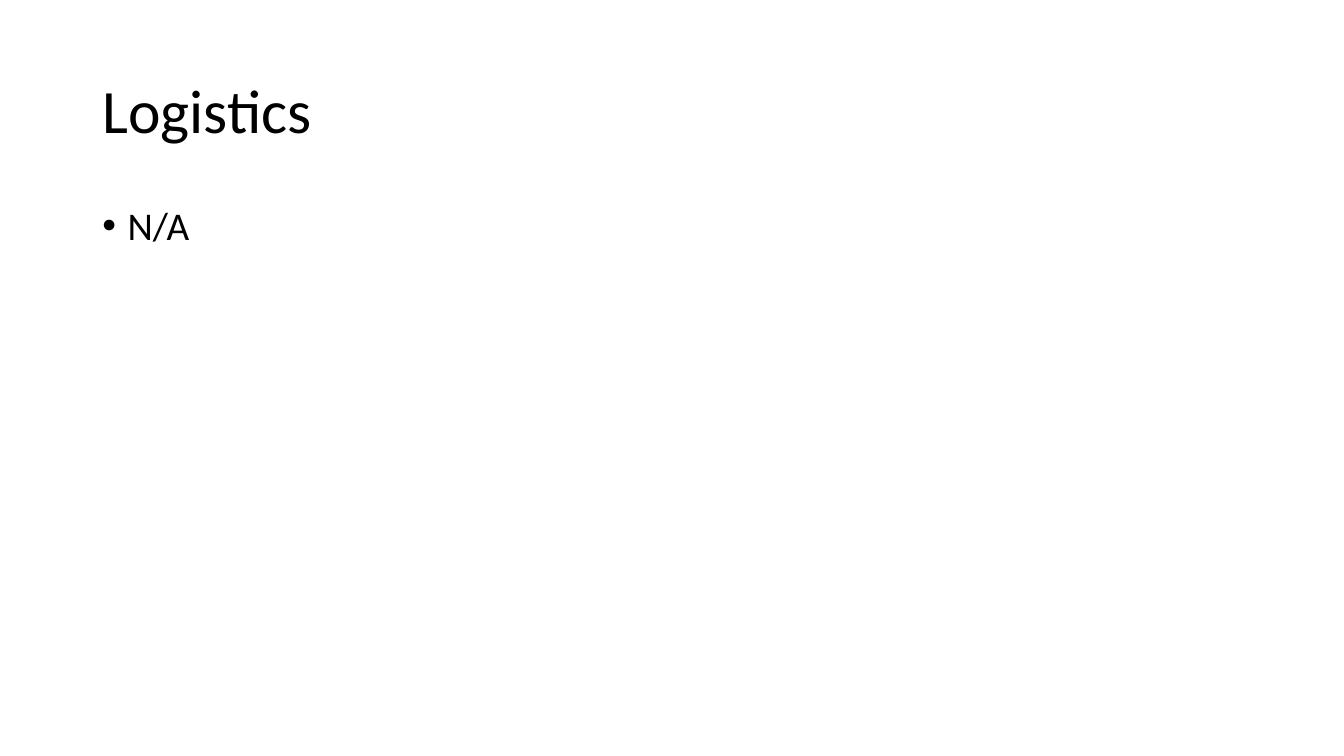
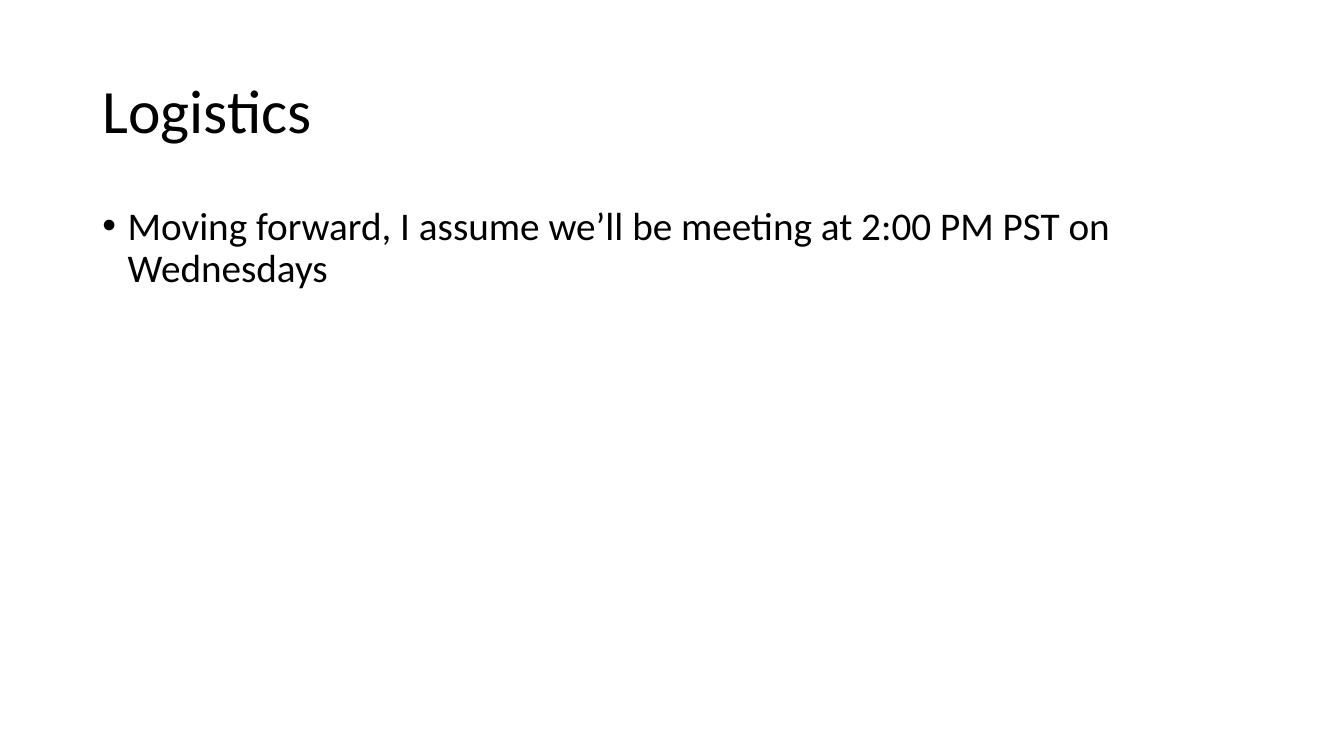
Before and after one commit to jon-mah/demo_for_ccgb, a slide deck: slide 2 of Summary/20210209_demo_for_ccgb_rotation_update.pptx. Drawn at 1344x756 pixels with LibreOffice and Linux fonts; fonts in the diff are those of the drawing. Boxes give left, top, right and bottom in pixels: in the first picture for what was removed or moved away, otherwise in the second. Text is boxed around its words. In the diff, an @@ line names an element or a change of style, - is before the commit and + after.

Commit message:
slides for rotation meeting.

```diff
--- a/Summary/20210209_demo_for_ccgb_rotation_update.pptx
+++ b/Summary/20210209_demo_for_ccgb_rotation_update.pptx
@@ text at [128,212,1110,289]: text changed @@
-• N/A
+• Moving forward, I assume we’ll be meeting at 2:00 PM PST on Wednesdays
```
Also in this commit, not shown: 3 other slides changed, 2 other files.
